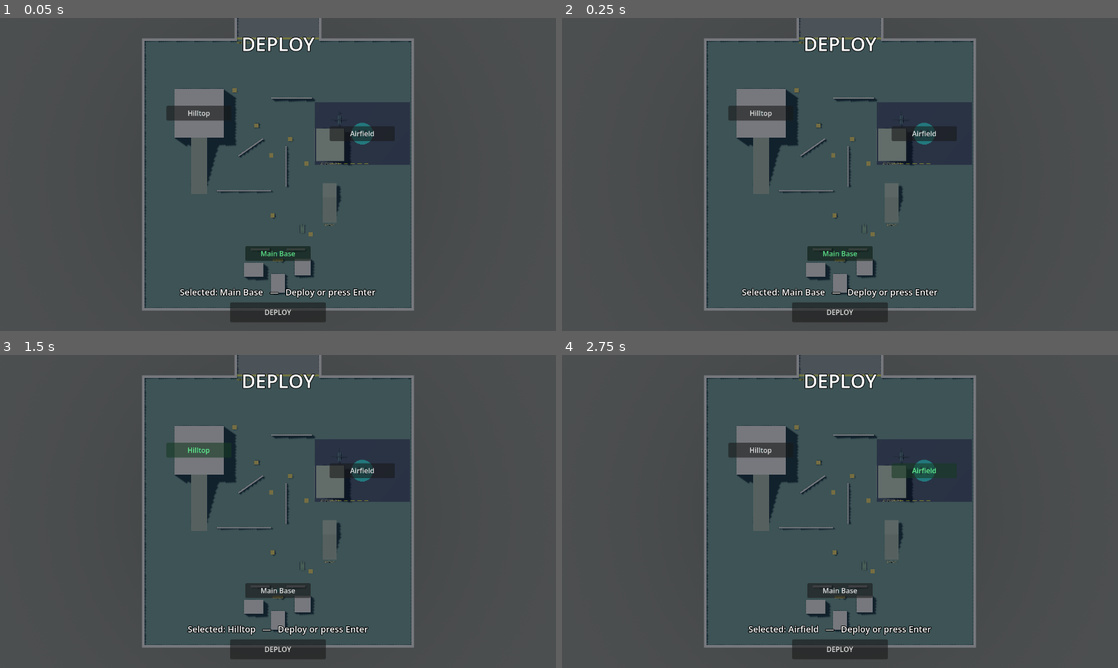
Above: before the commit, frames 1-4 (two rows, left to right).
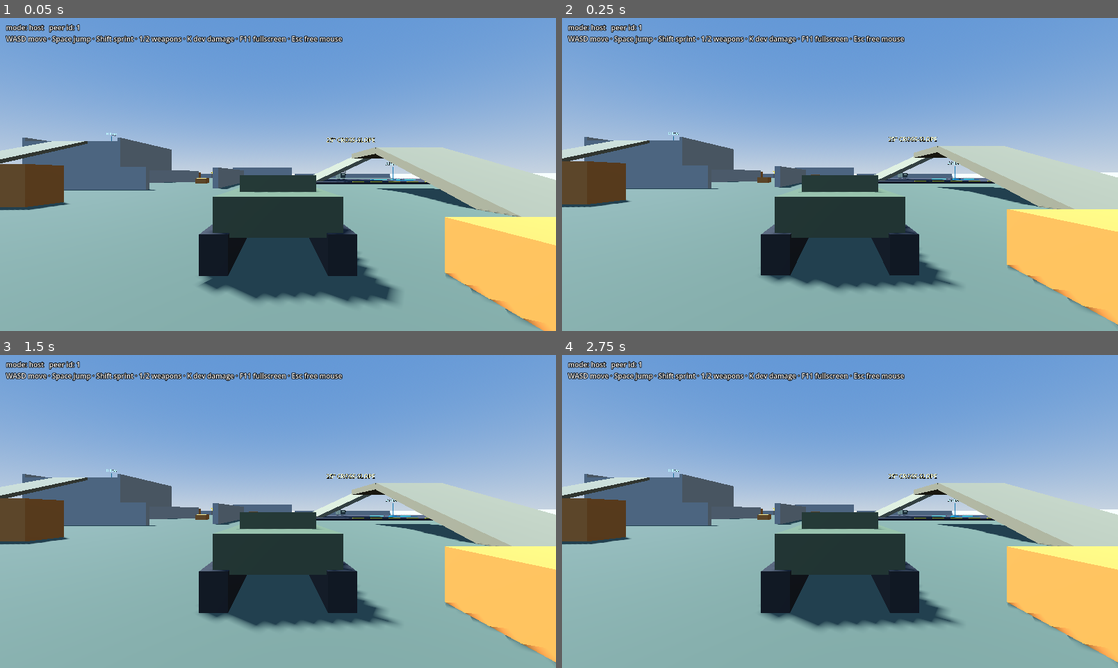
Above: after the commit, the same moments.

Repository: daveaholt/fps_concept_sandbox
Game: Godot game, scene res://levels/sandbox/sandbox.tscn
Two runs of this game, one before a commit and one after it. Both use one fixed random seed, a clock stepped at 60 frames per second and the inputs below.
Inputs (mouse positions are in pixels of both pictures, inside the frame that each line leads up to):
- Up to frame 1 (0.05 s): no input
- Up to frame 2 (0.25 s): no input
- Up to frame 3 (1.5 s): click (278, 589) at 0.5 s, where only the run before the commit has a clickable "Main Base"; click (200, 448) at 1.25 s, where only the run before the commit has a clickable "Hilltop"
- Up to frame 4 (2.75 s): click (923, 470) at 2 s, where only the run before the commit has a clickable "Airfield"

The runs differ from the first frame. In frame 1, 98% of the frame differs, in the area x 0-100%, y 0-100%; in frame 2, 98%; in frame 3, 98%; in frame 4, 98%.

Commit message:
Teams part 2: main menu and pre-game lobby
Both are overlays under the level's existing UI CanvasLayer, beside the
HUD and deploy map, rather than separate scenes. The world loads behind
the menu, which avoids a class of scene-transition bugs for a sandbox
with one level.

The CLI bypass the spec insisted on works by making the launch flag
explicit rather than special-casing the UI. NetCli.has_explicit_mode() is
true for --host, --client or --server; flagged launches auto-host or
auto-connect exactly as before and never build the menu.

Behaviour change worth knowing: a bare `godot --path .` used to auto-host,
because get_mode() defaults to HOST. It now starts nothing and waits at
the title. Launch scripts must pass --host.

The bypass reuses the spec's own late-join rule instead of adding a
parallel path — client_ready_local auto-assigns a free slot whenever the
phase is already PLAYING, and a flagged launch starts in PLAYING. The CLI
route and a real late joiner take the same code, so there is no test-mode
branch to rot.

The host's own client needs a local roster mirror: receive_roster is
call_remote, so a listen server never receives its own broadcast, and
without it the host's phase stays LOBBY and its deploy map never opens.
_broadcast_roster now calls apply_roster directly and then RPCs remotes,
the same shape as submit_local_commands for input.

Verified end to end that --host still boots to a spawned player, and that
a bare launch hosts nothing.

Diff:
--- a/autoload/game_client.gd
+++ b/autoload/game_client.gd
@@ -39,12 +39,17 @@
 
 
 func _ready() -> void:
-	if NetCli.is_tool_run():
-		return
-	match NetCli.get_mode():
+	if NetCli.is_tool_run() or not NetCli.has_explicit_mode():
+		return
+	begin(NetCli.get_mode())
+
+
+func begin(mode: NetCli.Mode, address := "", port := 0) -> void:
+	match mode:
 		NetCli.Mode.CLIENT:
 			_start_local_systems()
-			_connect_to(NetCli.get_connect_address(), NetCli.get_port())
+			_connect_to(address if address != "" else NetCli.get_connect_address(),
+				port if port > 0 else NetCli.get_port())
 		NetCli.Mode.HOST:
 			_start_local_systems()
 			is_active = true
@@ -221,10 +226,17 @@
 
 @rpc("authority", "call_remote", "reliable")
 func receive_roster(slots: Array, new_phase: int) -> void:
+	apply_roster(slots, new_phase)
+
+
+func apply_roster(slots: Array, new_phase: int) -> void:
 	roster.from_array(slots)
+	var was := phase
 	phase = new_phase
 	my_team = roster.team_of(get_peer_id())
 	EventBus.roster_changed.emit()
+	if phase == GameServer.Phase.PLAYING and was != phase and not is_alive():
+		set_deploy_map(true)
 
 
 func request_slot(slot: int) -> void:
@@ -440,6 +452,8 @@
 
 
 func set_deploy_map(open: bool) -> void:
+	if open and phase != GameServer.Phase.PLAYING:
+		return
 	if open == deploy_map_open:
 		return
 	if not open and not is_alive():
--- a/autoload/game_server.gd
+++ b/autoload/game_server.gd
@@ -34,11 +34,23 @@
 
 
 func _ready() -> void:
-	if NetCli.is_tool_run():
+	if NetCli.is_tool_run() or not NetCli.has_explicit_mode():
 		return
 	var mode := NetCli.get_mode()
 	if mode == NetCli.Mode.SERVER or mode == NetCli.Mode.HOST:
-		_start(NetCli.get_port(), mode)
+		begin_hosting(NetCli.get_port(), mode)
+
+
+func begin_hosting(port: int, mode: NetCli.Mode) -> void:
+	_start(port, mode)
+	if not is_active:
+		return
+	if NetCli.has_explicit_mode():
+		phase = Phase.PLAYING
+		if mode == NetCli.Mode.HOST:
+			roster.assign(1, roster.first_free_slot())
+		phase_changed.emit(phase)
+		_broadcast_roster()
 
 
 func _start(port: int, mode: NetCli.Mode) -> void:
@@ -208,6 +220,7 @@
 
 func _broadcast_roster() -> void:
 	roster_changed.emit()
+	GameClient.apply_roster(roster.to_array(), int(phase))
 	if get_peer_count() > 0 and multiplayer.multiplayer_peer != null:
 		GameClient.receive_roster.rpc(roster.to_array(), int(phase))
 
@@ -328,6 +341,15 @@
 
 
 func client_ready_local(peer_id: int) -> void:
+	if phase == Phase.PLAYING and not roster.has_peer(peer_id):
+		var free := roster.first_free_slot()
+		if free >= 0:
+			roster.assign(peer_id, free)
+			print("[server] peer %d auto-assigned slot %d (%s)"
+				% [peer_id, free, Roster.squad_name(roster.squad_of(peer_id))])
+		else:
+			push_warning("[server] peer %d joined a full board" % peer_id)
+	_broadcast_roster()
 	print("[server] peer %d is ready and awaiting deployment" % peer_id)
 
 
--- a/levels/sandbox/sandbox.tscn
+++ b/levels/sandbox/sandbox.tscn
@@ -27,6 +27,8 @@
 [ext_resource type="Script" path="res://entities/tank/tank.gd" id="20_nnn8o"]
 [ext_resource type="PackedScene" path="res://ui/deploy_map/deploy_map.tscn" id="22_q0vl7"]
 [ext_resource type="Script" path="res://ui/deploy_map/deploy_map.gd" id="23_2l4r6"]
+[ext_resource type="Script" path="res://ui/lobby/lobby.gd" id="25_lobby"]
+[ext_resource type="Script" path="res://ui/menu/main_menu.gd" id="26_menu"]
 
 [sub_resource type="ProceduralSkyMaterial" id="ProceduralSkyMaterial_60cnp"]
 sky_top_color = Color(0.3, 0.46, 0.72, 1)
@@ -1508,5 +1510,16 @@
 grow_vertical = 2
 script = ExtResource("23_2l4r6")
 
+[node name="Lobby" type="Control" parent="UI" script=ExtResource("25_lobby")]
+layout_mode = 3
+anchors_preset = 15
+anchor_right = 1.0
+anchor_bottom = 1.0
+
+[node name="MainMenu" type="Control" parent="UI" script=ExtResource("26_menu")]
+layout_mode = 3
+anchors_preset = 15
+anchor_right = 1.0
+anchor_bottom = 1.0
 [node name="Ballistics" type="Node3D" parent="." unique_id=2040110321]
 script = ExtResource("19_ia0wb")
--- a/systems/net/net_cli.gd
+++ b/systems/net/net_cli.gd
@@ -80,6 +80,11 @@
 	return Mode.HOST
 
 
+static func has_explicit_mode() -> bool:
+	var args := all_args()
+	return args.has("--host") or args.has("--client") or args.has("--server")
+
+
 static func mode_name(mode: Mode) -> String:
 	match mode:
 		Mode.SERVER: return "server"
--- /dev/null
+++ b/ui/lobby/lobby.gd
@@ -0,0 +1,131 @@
+extends Control
+
+const SLOT_MIN_WIDTH := 190
+const SLOT_HEIGHT := 40
+
+var _slot_buttons: Array[Button] = []
+var _start_button: Button
+var _status: Label
+
+
+func _ready() -> void:
+	EventBus.roster_changed.connect(_refresh)
+	_build()
+	_refresh()
+	set_process(true)
+
+
+func _build() -> void:
+	set_anchors_preset(Control.PRESET_FULL_RECT)
+	var dim := ColorRect.new()
+	dim.color = Color(0.05, 0.06, 0.08, 0.88)
+	dim.set_anchors_preset(Control.PRESET_FULL_RECT)
+	dim.mouse_filter = Control.MOUSE_FILTER_IGNORE
+	add_child(dim)
+
+	var root_box := VBoxContainer.new()
+	root_box.set_anchors_preset(Control.PRESET_CENTER)
+	root_box.grow_horizontal = Control.GROW_DIRECTION_BOTH
+	root_box.grow_vertical = Control.GROW_DIRECTION_BOTH
+	root_box.add_theme_constant_override("separation", 18)
+	add_child(root_box)
+
+	var title := Label.new()
+	title.text = "CHOOSE A SLOT"
+	title.horizontal_alignment = HORIZONTAL_ALIGNMENT_CENTER
+	root_box.add_child(title)
+
+	var teams := HBoxContainer.new()
+	teams.add_theme_constant_override("separation", 40)
+	root_box.add_child(teams)
+
+	for team in [1, 2]:
+		var team_box := VBoxContainer.new()
+		team_box.add_theme_constant_override("separation", 10)
+		teams.add_child(team_box)
+
+		var team_label := Label.new()
+		team_label.text = "TEAM %d" % team
+		team_label.horizontal_alignment = HORIZONTAL_ALIGNMENT_CENTER
+		team_box.add_child(team_label)
+
+		var squads := HBoxContainer.new()
+		squads.add_theme_constant_override("separation", 14)
+		team_box.add_child(squads)
+
+		for squad in range((team - 1) * 2, (team - 1) * 2 + 2):
+			squads.add_child(_build_squad(squad))
+
+	_status = Label.new()
+	_status.horizontal_alignment = HORIZONTAL_ALIGNMENT_CENTER
+	root_box.add_child(_status)
+
+	_start_button = Button.new()
+	_start_button.text = "START"
+	_start_button.custom_minimum_size = Vector2(220, 46)
+	_start_button.pressed.connect(_on_start)
+	root_box.add_child(_start_button)
+
+
+func _build_squad(squad: int) -> VBoxContainer:
+	var box := VBoxContainer.new()
+	box.add_theme_constant_override("separation", 6)
+
+	var heading := Label.new()
+	heading.text = Roster.squad_name(squad).to_upper()
+	heading.horizontal_alignment = HORIZONTAL_ALIGNMENT_CENTER
+	heading.add_theme_color_override("font_color", Roster.squad_colour(squad))
+	box.add_child(heading)
+
+	for seat in Roster.SQUAD_SIZE:
+		var slot := squad * Roster.SQUAD_SIZE + seat
+		var button := Button.new()
+		button.custom_minimum_size = Vector2(SLOT_MIN_WIDTH, SLOT_HEIGHT)
+		button.pressed.connect(_on_slot_pressed.bind(slot))
+		box.add_child(button)
+		_slot_buttons.append(button)
+	return box
+
+
+func _on_slot_pressed(slot: int) -> void:
+	GameClient.request_slot(slot)
+
+
+func _on_start() -> void:
+	GameClient.request_start()
+
+
+func _process(_delta: float) -> void:
+	var want := GameClient.is_active and GameClient.phase == GameServer.Phase.LOBBY
+	if visible != want:
+		visible = want
+		if want and GameClient.sampler != null:
+			GameClient.sampler.release_mouse()
+
+
+func _refresh() -> void:
+	var mine := GameClient.my_slot()
+	for slot in _slot_buttons.size():
+		var button := _slot_buttons[slot]
+		var occupant := GameClient.roster.occupant(slot)
+		var squad := Roster.squad_of_slot(slot)
+		if occupant == 0:
+			button.text = "— empty —"
+			button.disabled = false
+		elif occupant == GameClient.get_peer_id():
+			button.text = "YOU"
+			button.disabled = true
+		else:
+			button.text = "Player %d" % occupant
+			button.disabled = true
+		button.add_theme_color_override("font_color",
+			Roster.squad_colour(squad) if occupant != 0 else Color(0.55, 0.58, 0.62))
+
+	var filled := GameClient.roster.occupied_count()
+	if mine < 0:
+		_status.text = "%d in the lobby — pick a slot to join" % filled
+	else:
+		_status.text = "%s squad, team %d — %d in the lobby, empty slots stay empty" % [
+			Roster.squad_name(Roster.squad_of_slot(mine)),
+			Roster.team_of_slot(mine), filled]
+	_start_button.disabled = mine < 0
--- /dev/null
+++ b/ui/menu/main_menu.gd
@@ -0,0 +1,97 @@
+extends Control
+
+var _address: LineEdit
+var _status: Label
+var _buttons: VBoxContainer
+var _dismissed: bool = false
+
+
+func _ready() -> void:
+	if NetCli.has_explicit_mode():
+		queue_free()
+		return
+	_build()
+	if GameClient.sampler != null:
+		GameClient.sampler.release_mouse()
+
+
+func _build() -> void:
+	set_anchors_preset(Control.PRESET_FULL_RECT)
+	var dim := ColorRect.new()
+	dim.color = Color(0.04, 0.05, 0.07, 0.96)
+	dim.set_anchors_preset(Control.PRESET_FULL_RECT)
+	dim.mouse_filter = Control.MOUSE_FILTER_IGNORE
+	add_child(dim)
+
+	_buttons = VBoxContainer.new()
+	_buttons.set_anchors_preset(Control.PRESET_CENTER)
+	_buttons.grow_horizontal = Control.GROW_DIRECTION_BOTH
+	_buttons.grow_vertical = Control.GROW_DIRECTION_BOTH
+	_buttons.add_theme_constant_override("separation", 14)
+	add_child(_buttons)
+
+	var title := Label.new()
+	title.text = "FPS CONCEPT SANDBOX"
+	title.horizontal_alignment = HORIZONTAL_ALIGNMENT_CENTER
+	_buttons.add_child(title)
+
+	var host := Button.new()
+	host.text = "HOST"
+	host.custom_minimum_size = Vector2(260, 46)
+	host.pressed.connect(_on_host)
+	_buttons.add_child(host)
+
+	var join_row := HBoxContainer.new()
+	join_row.add_theme_constant_override("separation", 8)
+	_buttons.add_child(join_row)
+
+	var join := Button.new()
+	join.text = "JOIN"
+	join.custom_minimum_size = Vector2(120, 46)
+	join.pressed.connect(_on_join)
+	join_row.add_child(join)
+
+	_address = LineEdit.new()
+	_address.text = NetCli.get_connect_address()
+	_address.custom_minimum_size = Vector2(132, 46)
+	join_row.add_child(_address)
+
+	var quit := Button.new()
+	quit.text = "QUIT"
+	quit.custom_minimum_size = Vector2(260, 46)
+	quit.pressed.connect(_on_quit)
+	_buttons.add_child(quit)
+
+	_status = Label.new()
+	_status.horizontal_alignment = HORIZONTAL_ALIGNMENT_CENTER
+	_buttons.add_child(_status)
+
+
+func _on_host() -> void:
+	_status.text = "starting server ..."
+	GameServer.begin_hosting(NetCli.get_port(), NetCli.Mode.HOST)
+	if not GameServer.is_active:
+		_status.text = "could not listen on udp/%d — another instance running?" % NetCli.get_port()
+		return
+	GameClient.begin(NetCli.Mode.HOST)
+	_dismiss()
+
+
+func _on_join() -> void:
+	var address := _address.text.strip_edges()
+	if address == "":
+		_status.text = "enter an address first"
+		return
+	_status.text = "connecting to %s ..." % address
+	GameClient.begin(NetCli.Mode.CLIENT, address, NetCli.get_port())
+	_dismiss()
+
+
+func _on_quit() -> void:
+	get_tree().quit()
+
+
+func _dismiss() -> void:
+	_dismissed = true
+	visible = false
+	set_process(false)
Not shown, added: ui/lobby/lobby.gd.uid
Not shown, added: ui/menu/main_menu.gd.uid
Not shown, changed: docs/13_teams.md
